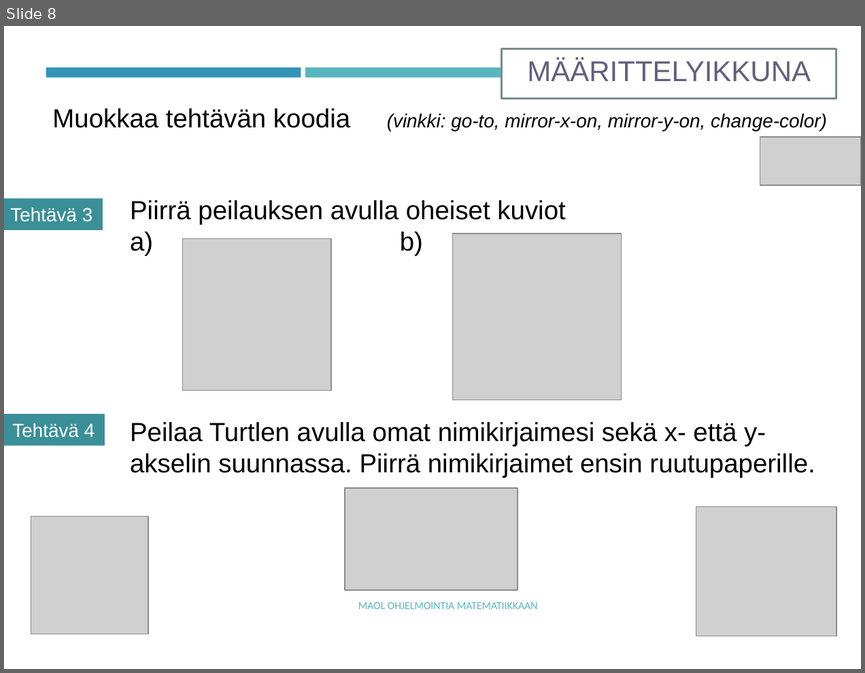
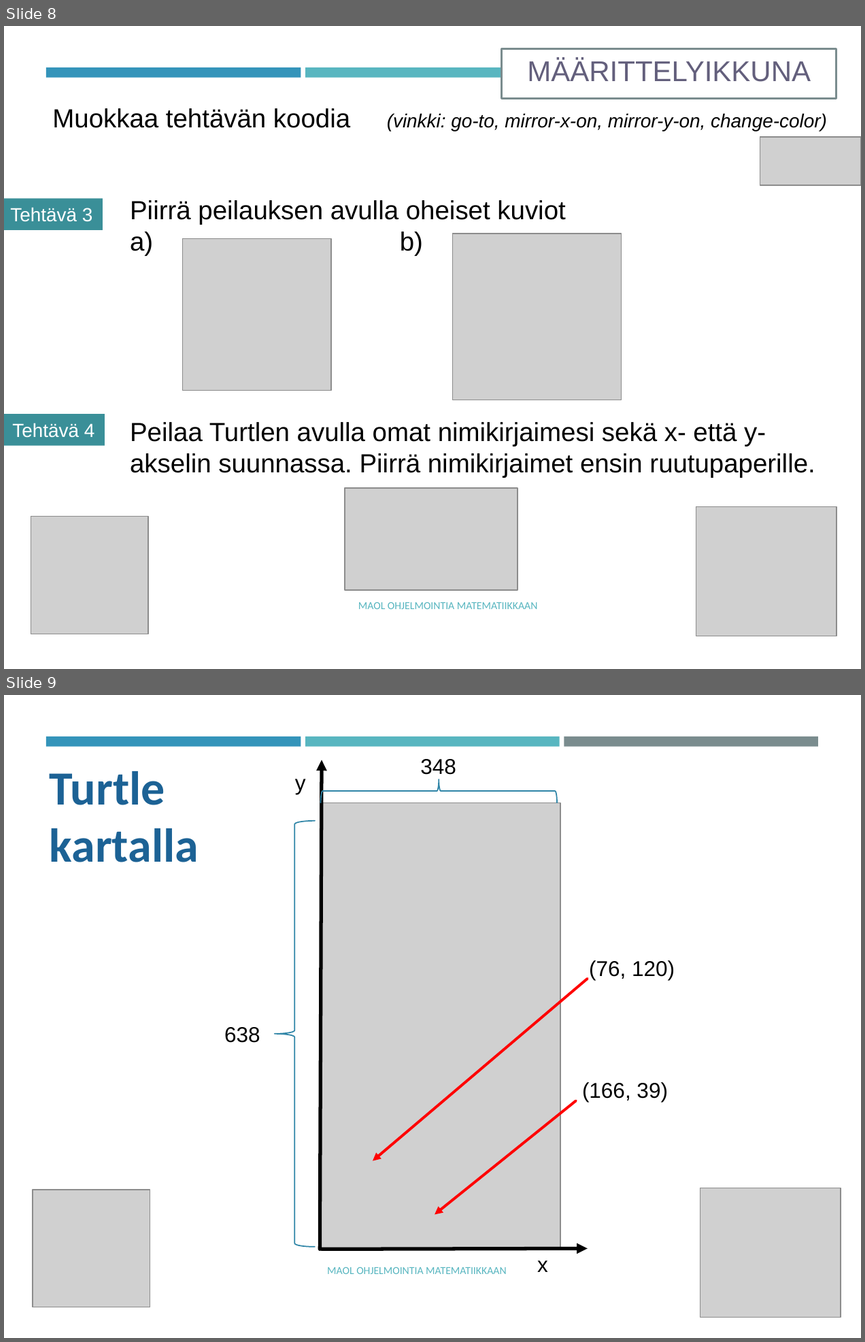
Before and after one commit to tyynetyyne/tyynetyyne.github.io, a slide deck: tehtavat/tiedostot/maol/power_point/Racket-MAOL-5-6-turtle2.pptx. Shown one above the other, each under a label of ours: slide 8 before the commit, slides 8 and 9 after it. The pictures are 865x673 and 865x1342 pixels, drawn with LibreOffice and Linux fonts; fonts in the diff are those of the drawing; grey boxes stand for pictures. Boxes give left, top, right and bottom in pixels: in the first picture for what was removed or moved away, otherwise in the second. Text is boxed around its words. In the diff, an @@ line names an element or a change of style, - is before the commit and + after.

```diff
--- a/tehtavat/tiedostot/maol/power_point/Racket-MAOL-5-6-turtle2.pptx
+++ b/tehtavat/tiedostot/maol/power_point/Racket-MAOL-5-6-turtle2.pptx
@@ slide 9 added at (x1=4, y1=695, x2=861, y2=1338), background #FFFFFF; not listed: 2 template elements that a slide beside it also shows @@
@@ rectangle added at (x1=564, y1=736, x2=818, y2=747), fill #7A8C8E @@
@@ text added at (x1=50, y1=771, x2=198, y2=862), 40 pt, text #1D6294, bold @@
+Turtle
+kartalla
@@ arrow added from (320, 1249) to (322, 760), #000000 3 pt @@
@@ text added at (x1=420, y1=759, x2=456, y2=775), 18 pt, text #000000 @@
+348
@@ text added at (x1=295, y1=779, x2=306, y2=794), 18 pt, text #000000 @@
+y
@@ right brace added at (x1=321, y1=779, x2=557, y2=802), outline #2F85A7 1 pt @@
@@ picture added at (x1=321, y1=803, x2=561, y2=1249) @@
@@ right brace added at (x1=275, y1=821, x2=315, y2=1246), outline #2F85A7 1 pt @@
@@ arrow added from (587, 979) to (373, 1160), #FF0000 2.25 pt @@
@@ text added at (x1=589, y1=960, x2=674, y2=980), 18 pt, text #000000 @@
+(76, 120)
@@ text added at (x1=224, y1=1027, x2=260, y2=1042), 18 pt, text #000000 @@
+638
@@ text added at (x1=582, y1=1082, x2=668, y2=1102), 18 pt, text #000000 @@
+(166, 39)
@@ arrow added from (575, 1100) to (434, 1215), #FF0000 2.25 pt @@
@@ picture added at (x1=33, y1=1189, x2=150, y2=1307) @@
@@ picture added at (x1=700, y1=1187, x2=841, y2=1317) @@
@@ arrow added from (322, 1249) to (587, 1249), #000000 3 pt @@
@@ text added at (x1=537, y1=1260, x2=548, y2=1272), 18 pt, text #000000 @@
+x
@@ text added at (x1=327, y1=1267, x2=507, y2=1274), 9 pt, text #58B6C0 @@
+MAOL OHJELMOINTIA MATEMATIIKKAAN
```
Also in this commit, not shown: 1 slide changed, 1 other file.
